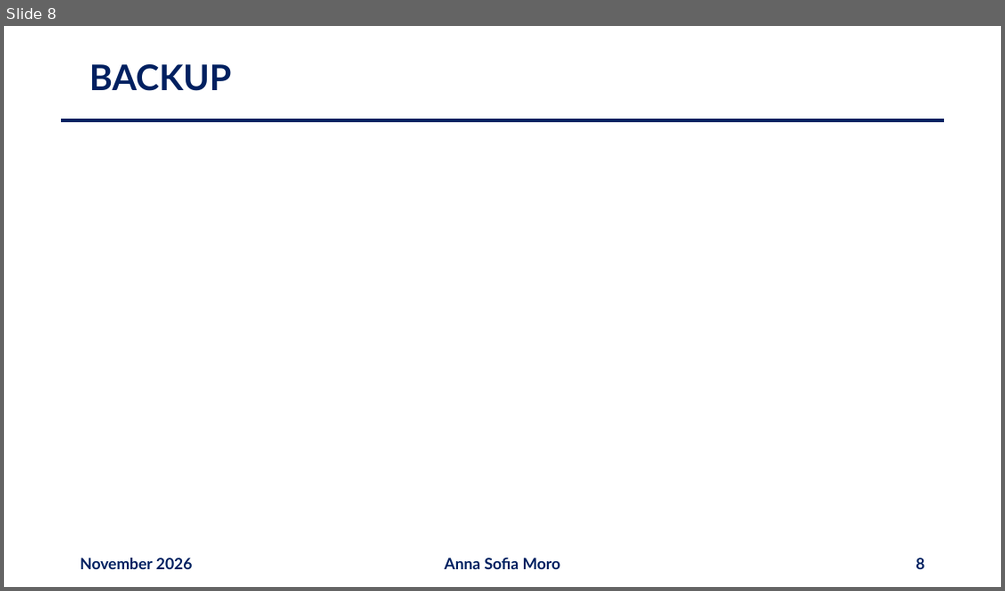
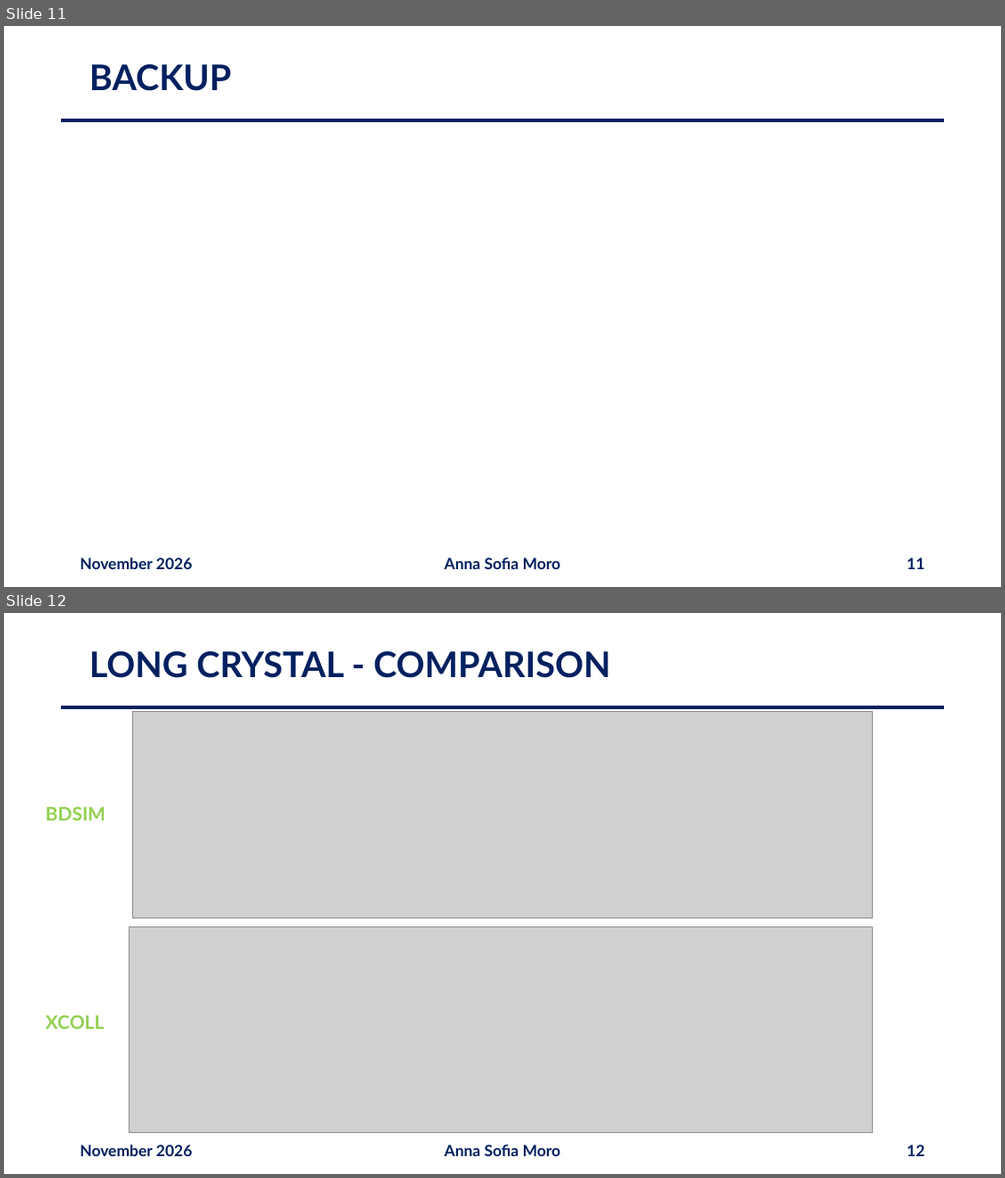
Before and after one commit to annaasofia/tesi, a slide deck: slides/week18.pptx. Shown one above the other, each under a label of ours: slide 8 before the commit, slides 11 and 12 after it. The pictures are 1005x591 and 1005x1178 pixels, drawn with LibreOffice and Linux fonts; fonts in the diff are those of the drawing; grey boxes stand for pictures. Boxes give left, top, right and bottom in pixels: in the first picture for what was removed or moved away, otherwise in the second. Text is boxed around its words. In the diff, an @@ line names an element or a change of style, - is before the commit and + after.

```diff
--- a/slides/week18.pptx
+++ b/slides/week18.pptx
@@ slide 12 added at box(4, 613, 1001, 1174), background #FFFFFF @@
@@ title added at box(7, 619, 998, 714), 34 pt, text #002060, bold @@
+LONG CRYSTAL - COMPARISON
@@ line added from (61, 707) to (944, 707), #002060 3 pt @@
@@ picture added at box(133, 712, 872, 918) @@
@@ text added at box(46, 806, 105, 820), 18 pt, text #92D050, bold @@
+BDSIM
@@ picture added at box(129, 927, 873, 1134) @@
@@ text added at box(46, 1014, 105, 1029), 18 pt, text #92D050, bold @@
+XCOLL
@@ text added at box(80, 1144, 193, 1156), 15 pt, text #002060, bold @@
+November 2026
@@ text added at box(445, 1144, 561, 1156), 15 pt, text #002060, bold @@
+Anna Sofia Moro
@@ page number added at box(906, 1144, 924, 1156), 15 pt, text #002060, bold @@
+12
@@ what was slide 8 is now slide 11 @@
@@ page number at box(906, 557, 924, 569): text changed @@
-8
+11
```
Also in this commit, not shown: 5 slides changed, 7 other slides added, 1 other file.
